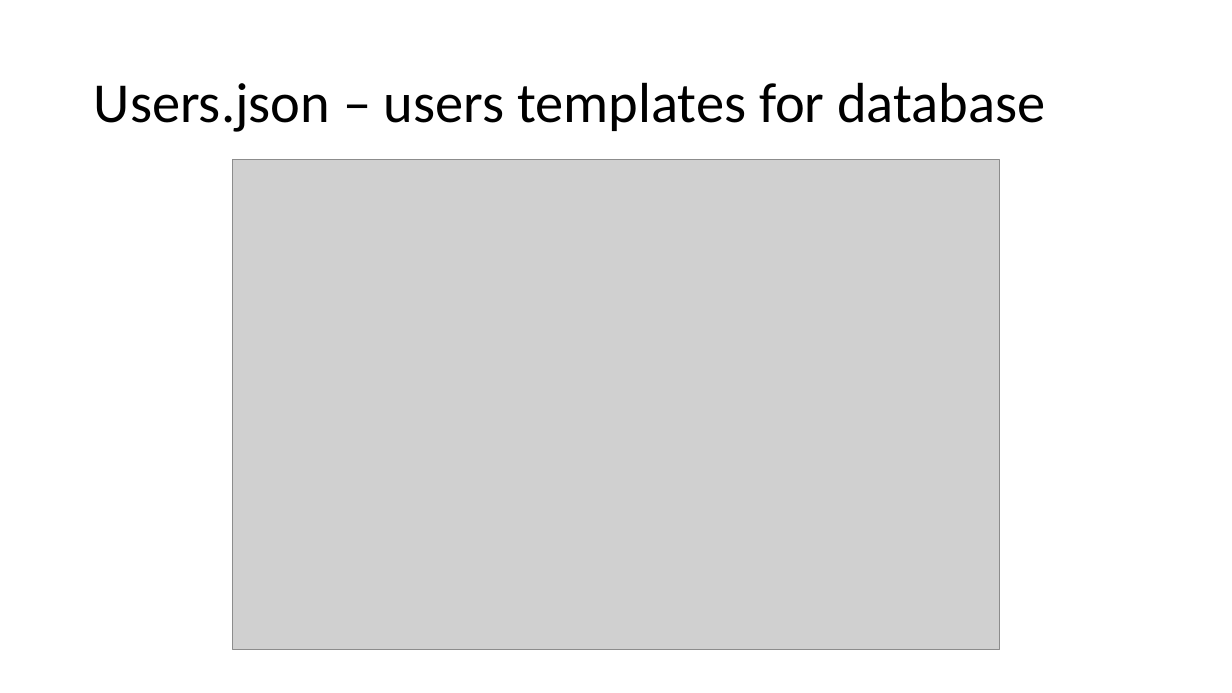
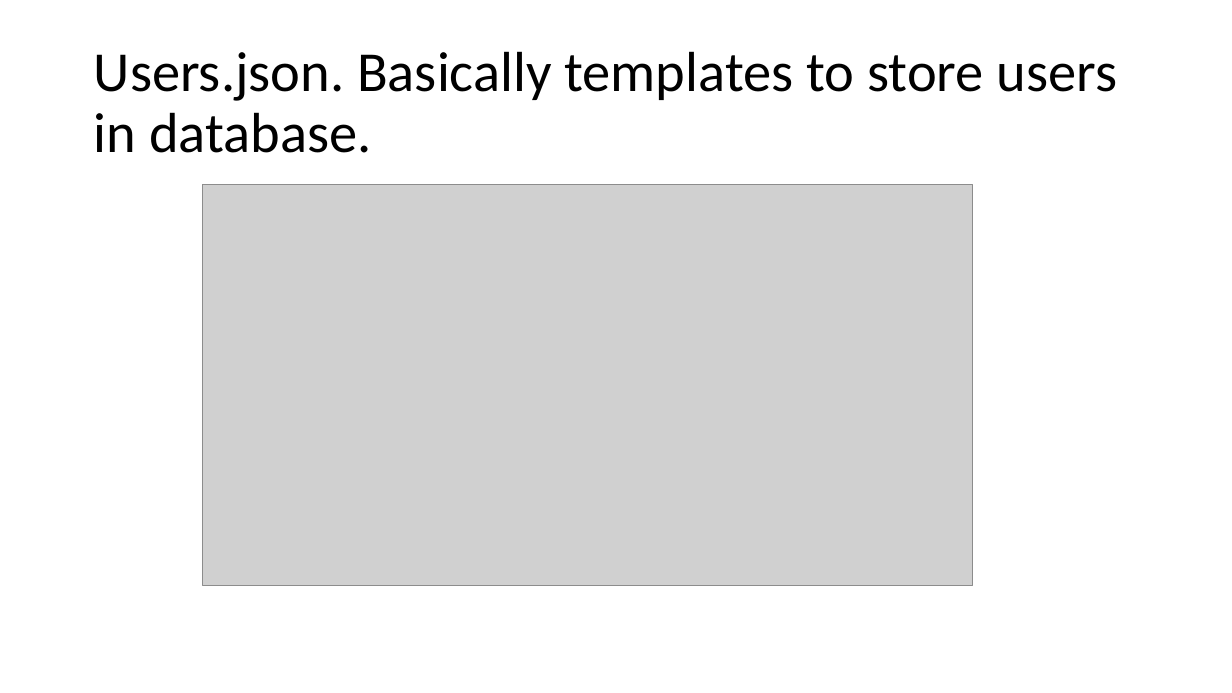
Before and after one commit to srbgd/SimpleLMS, a slide deck: slide 4 of slms_structure.pptx (slide 3 before the commit). Drawn at 1232x693 pixels with LibreOffice and Linux fonts; fonts in the diff are those of the drawing; grey boxes stand for pictures. Boxes give left, top, right and bottom in pixels: in the first picture for what was removed or moved away, otherwise in the second. Text is boxed around its words. In the diff, an @@ line names an element or a change of style, - is before the commit and + after.

```diff
--- a/slms_structure.pptx
+++ b/slms_structure.pptx
@@ title at <box>94,51,1118,153</box>: text changed @@
-Users.json – users templates for database
+Users.json. Basically templates to store users in database.
@@ picture: place and size @@
-picture at <box>233,160,1000,650</box>
+picture at <box>203,185,973,586</box>
```
Also in this commit, not shown: 2 other slides changed, 4 slides added, 1 slide removed, 4 other files.
